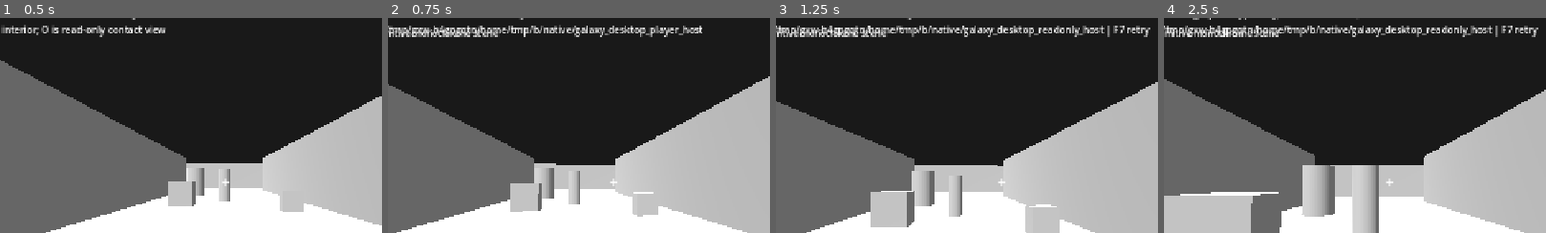
Above: before the commit, frames 1-4 (left to right).
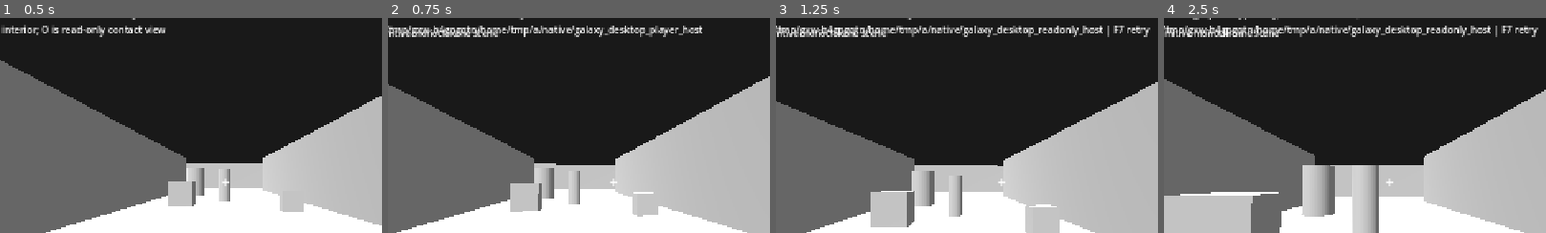
Above: after the commit, the same moments.

Repository: vjmichael/Single-galaxy
Game: Godot game, scene res://world/main.tscn
Two runs of this game, one before a commit and one after it. Both use one fixed random seed, a clock stepped at 60 frames per second and the inputs below.
Inputs (mouse positions are % of the whole screen's width and height, from its top left):
- Up to frame 1 (0.5 s): no input
- Up to frame 2 (0.75 s): tap Enter at 0.5 s; move the mouse to (55, 50) at 0.52 s; hold W (fps_forward) from 0.53 s (still down); tap P at 0.6 s; click (55, 50) at 0.67 s
- Up to frame 3 (1.25 s): keep holding W (fps_forward); tap Space (fps_jump) at 0.77 s; tap O at 0.8 s
- Up to frame 4 (2.5 s): keep holding W (fps_forward); move the mouse to (45, 50) at 1.27 s; tap O at 1.35, 2.3 s; tap Space (fps_jump) at 1.52 s; tap P at 1.55 s; move the mouse to (52, 48) at 2.02 s; tap E (fps_inspect) at 2.1 s
The pictures show only the part of the screen within x 21-71%, y 13-63%; the shares and areas given below are measured in that part.

Frame 1 is identical in both runs. In frame 2, 0.7% of the frame differs, in the area x 38-82%, y 3-9%; in frame 3, 0.8%, in the area x 38-98%, y 3-9%; in frame 4, 0.8%.

Commit message:
FP3D-02G: avoid Godot editor F7/F8 pause and stop shortcuts

Diff:
--- a/desktop_godot/world/native_player_session.gd
+++ b/desktop_godot/world/native_player_session.gd
@@ -63,7 +63,7 @@
 	_last_send_msec = -10000
 	_buffer.clear()
 	connection_changed.emit(true)
-	_status("F8 NATIVE PLAYER: waiting for verified initial pose; no local walking")
+	_status("P NATIVE PLAYER: waiting for verified initial pose; no local walking")
 
 func poll() -> void:
 	if not _active:
@@ -139,7 +139,7 @@
 	_tick = tick
 	_generation = generation
 	pose_received.emit({"x_mm":x,"y_mm":y,"z_mm":z,"seq":seq,"tick":tick,"gen":generation,"ship":ship})
-	_status("NATIVE AUTHORITATIVE FPS (F8 stop): step %d / tick %d / ship %d" % [seq,tick,ship])
+	_status("NATIVE AUTHORITATIVE FPS (P stop): step %d / tick %d / ship %d" % [seq,tick,ship])
 
 func submit_motion(heading: Vector3) -> void:
 	if not _active or _session <= 0 or _pending != 0:
